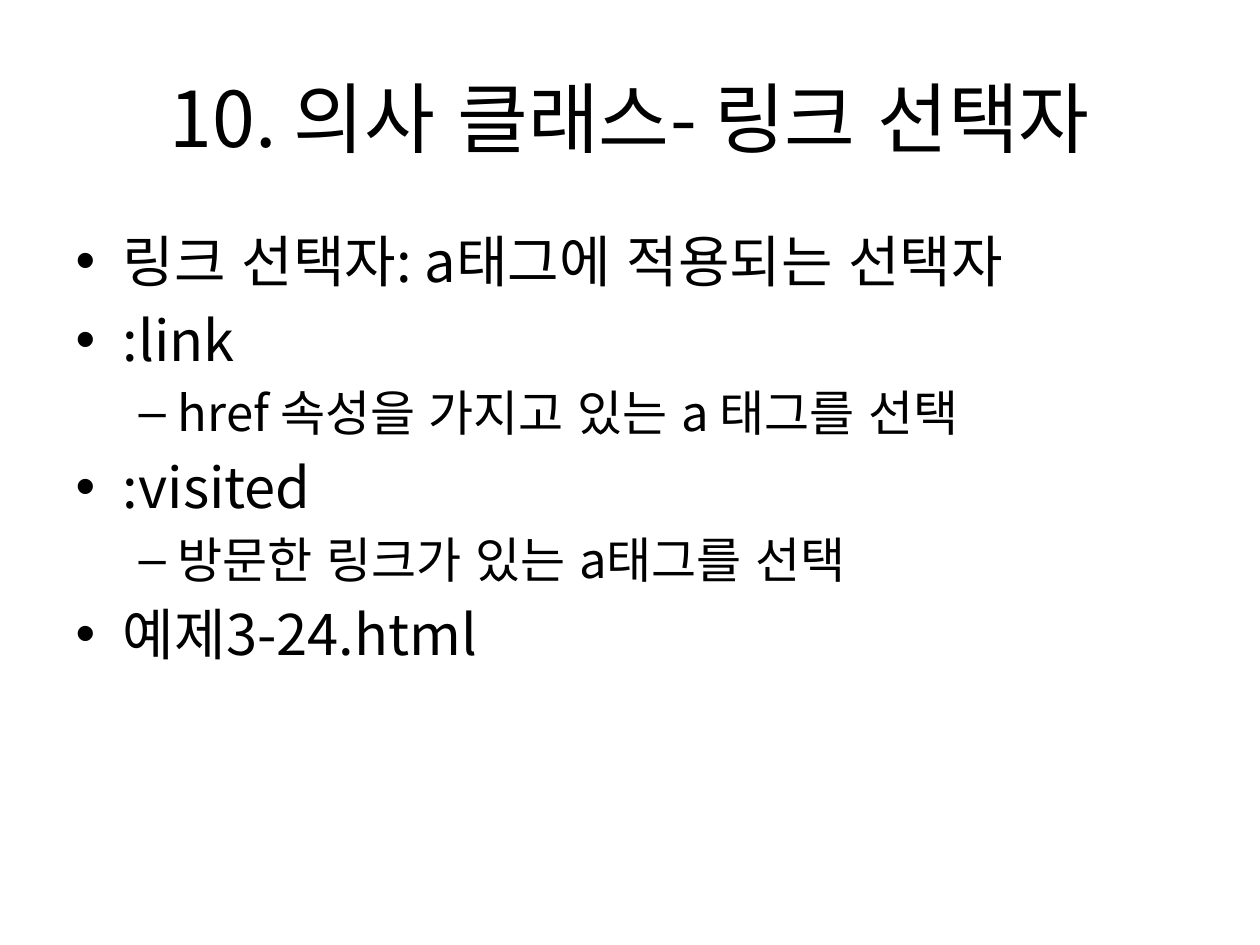
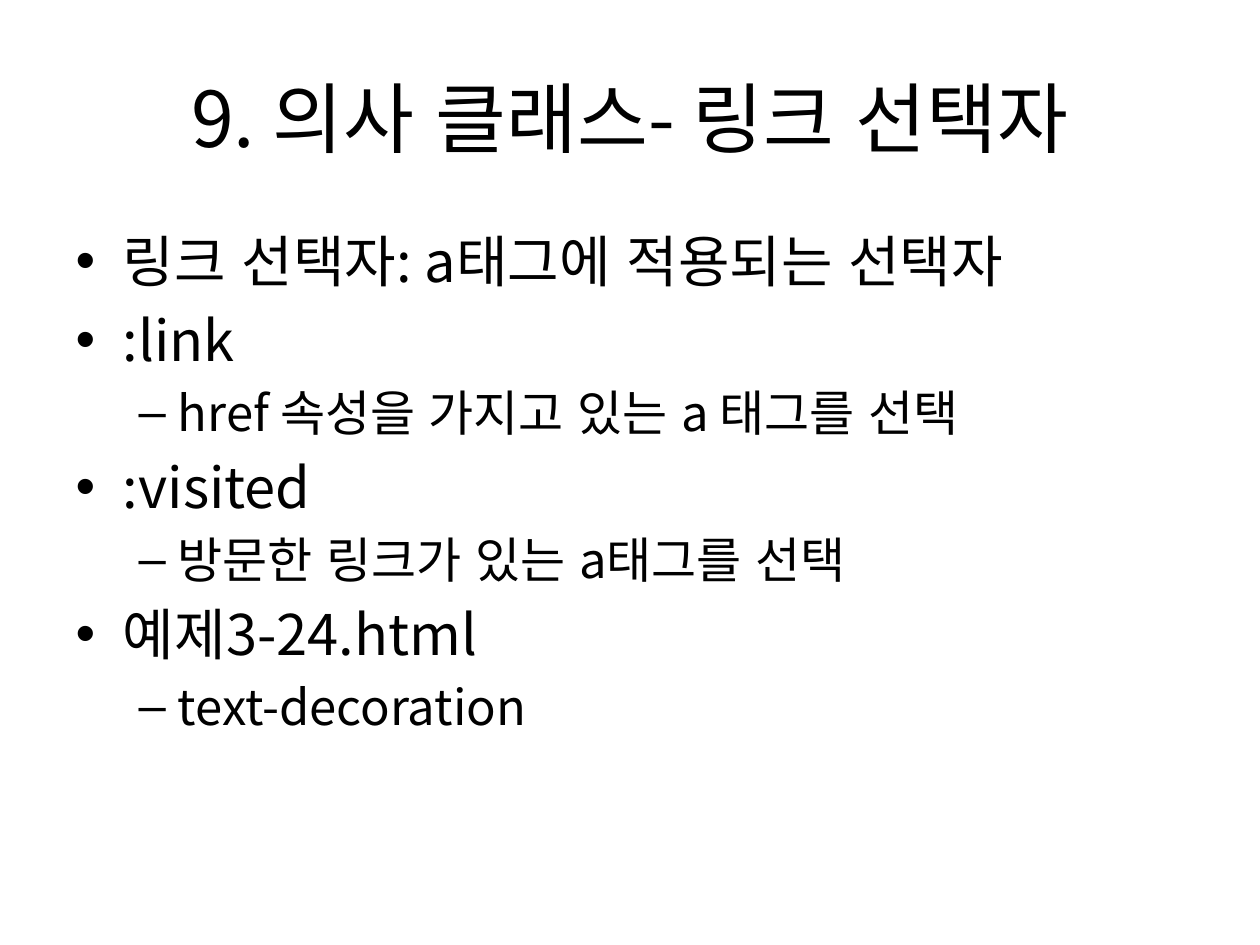
Before and after one commit to kdkcom1234/git2021, a slide deck: slide 22 of 1-html-css/03. CSS3 선택자 및 스타일 속성(1).pptx. Drawn at 1260x945 pixels with LibreOffice and Linux fonts; fonts in the diff are those of the drawing. Boxes give left, top, right and bottom in pixels: in the first picture for what was removed or moved away, otherwise in the second. Text is boxed around its words. In the diff, an @@ line names an element or a change of style, - is before the commit and + after.

```diff
--- a/1-html-css/03. CSS3 선택자 및 스타일 속성(1).pptx
+++ b/1-html-css/03. CSS3 선택자 및 스타일 속성(1).pptx
@@ title at [191, 83, 1068, 153]: text changed @@
-10. 의사 클래스- 링크 선택자
+9. 의사 클래스- 링크 선택자
@@ text at [178, 686, 526, 726]: paragraph added @@
+  – text-decoration
```
Also in this commit, not shown: 2 other slides changed, 1 slide added, 24 other files.
